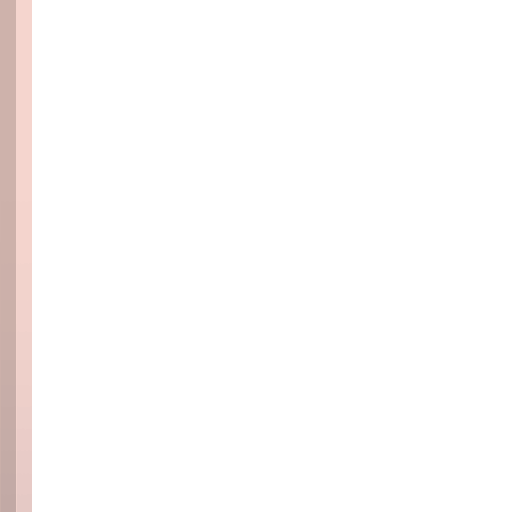
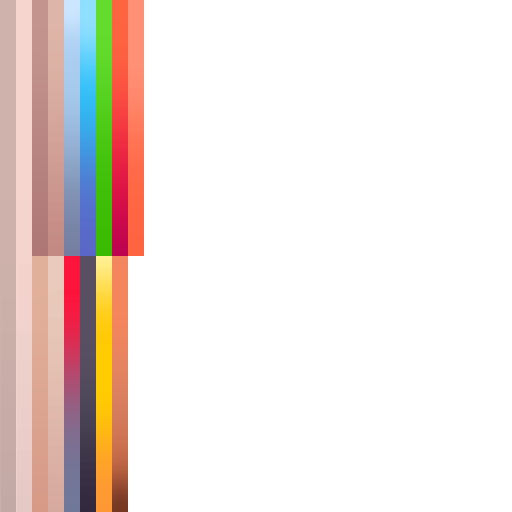
Before/after of a w=512, h=512 layered artwork. What changed in the layer stack:
added layer "Rectangle 1 copy 23" above "Rectangle 1 copy 20" over [128, 0, 144, 256]
added layer "Rectangle 1 copy 20" above "Rectangle 1 copy 22" over [112, 0, 128, 256]
added layer "Rectangle 1 copy 22" above "Rectangle 1 copy 21" over [112, 256, 128, 512]
added layer "Rectangle 1 copy 21" above "Rectangle 1 copy 19" over [96, 256, 112, 512]
added layer "Rectangle 1 copy 19" above "Rectangle 1 copy 13" over [96, 0, 112, 256]
added layer "Rectangle 1 copy 13" (overlay) above "Rectangle 1 copy 12" over [48, 256, 64, 512]
added layer "Rectangle 1 copy 12" (1st of 2) (overlay) above "Rectangle 1 copy 14" over [48, 256, 64, 512]
added layer "Rectangle 1 copy 14" (overlay) above "Rectangle 1 copy 12" over [48, 0, 64, 256]
added layer "Rectangle 1 copy 12" (2nd of 2) (overlay) above "Rectangle 1 copy 11" over [48, 0, 64, 256]
added layer "Rectangle 1 copy 11" (overlay) above "Rectangle 1 copy 7" over [32, 256, 48, 512]
added layer "Rectangle 1 copy 15" above "Rectangle 1 copy 9" over [64, 256, 80, 512]
added layer "Rectangle 1 copy 9" (1st of 2) above "Rectangle 1 copy 16" over [48, 256, 64, 512]
added layer "Rectangle 1 copy 16" above "Rectangle 1 copy 18" over [64, 0, 80, 256]
added layer "Rectangle 1 copy 18" above "Rectangle 1 copy 17" over [80, 256, 96, 512]
added layer "Rectangle 1 copy 17" above "Rectangle 1 copy 9" over [80, 0, 96, 256]
added layer "Rectangle 1 copy 9" (2nd of 2) above "Rectangle 1 copy 8" over [48, 0, 64, 256]
added layer "Rectangle 1 copy 8" above "Rectangle 1 copy 10" over [32, 256, 48, 512]
added layer "Rectangle 1 copy 10" (overlay) above "Rectangle 1 copy 5" over [32, 0, 48, 256]
added layer "Rectangle 1 copy 5" above "Rectangle 1 copy 4" over [32, 0, 48, 256]
